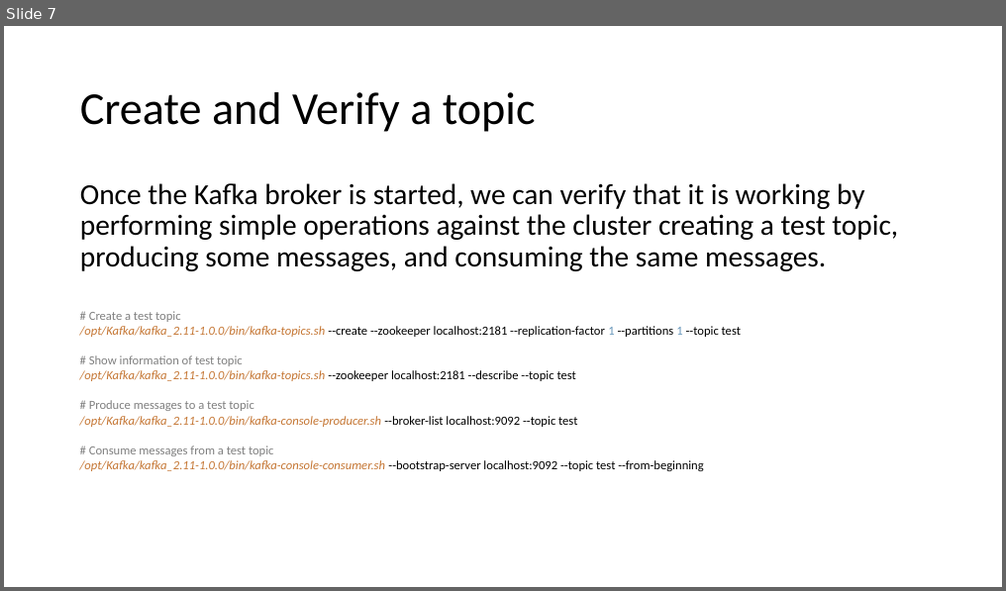
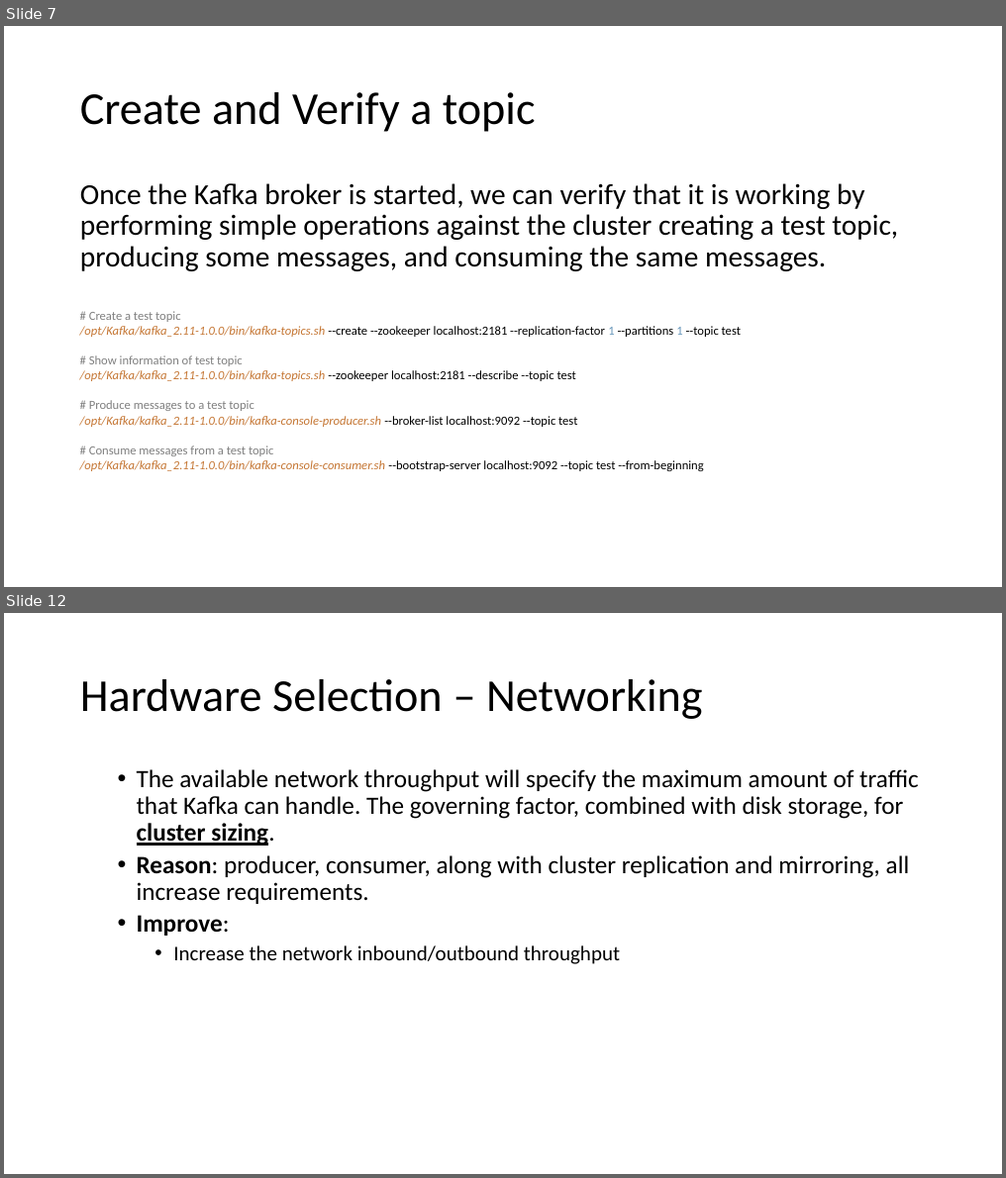
Before and after one commit to nobody-hub/friday-learn, a slide deck: docs/kafka/Kafka_The_Definitive_Guide/Chapter_2_Installing_Kafka.pptx. Shown one above the other, each under a label of ours: slide 7 before the commit, slides 7 and 12 after it; the slides between them are not shown. The pictures are 1006x591 and 1006x1178 pixels, drawn with LibreOffice and Linux fonts; fonts in the diff are those of the drawing. Boxes give left, top, right and bottom in pixels: in the first picture for what was removed or moved away, otherwise in the second. Text is boxed around its words. In the diff, an @@ line names an element or a change of style, - is before the commit and + after.

```diff
--- a/docs/kafka/Kafka_The_Definitive_Guide/Chapter_2_Installing_Kafka.pptx
+++ b/docs/kafka/Kafka_The_Definitive_Guide/Chapter_2_Installing_Kafka.pptx
@@ slide 12 added at box(4, 613, 1002, 1174), background #FFFFFF @@
@@ title added at box(80, 679, 703, 719), 44 pt, text #000000 @@
+Hardware Selection – Networking
@@ text added at box(137, 769, 919, 964), 24 pt, text #000000 @@
+  • The available network throughput will specify the maximum amount of traffic that Kafka can handle. The governing factor, combined with disk storage, for cluster sizing.
+  • Reason: producer, consumer, along with cluster replication and mirroring, all increase requirements.
+  • Improve:
+    • Increase the network inbound/outbound throughput
```
Also in this commit, not shown: 2 slides changed, 4 other slides added, 2 slides removed.
